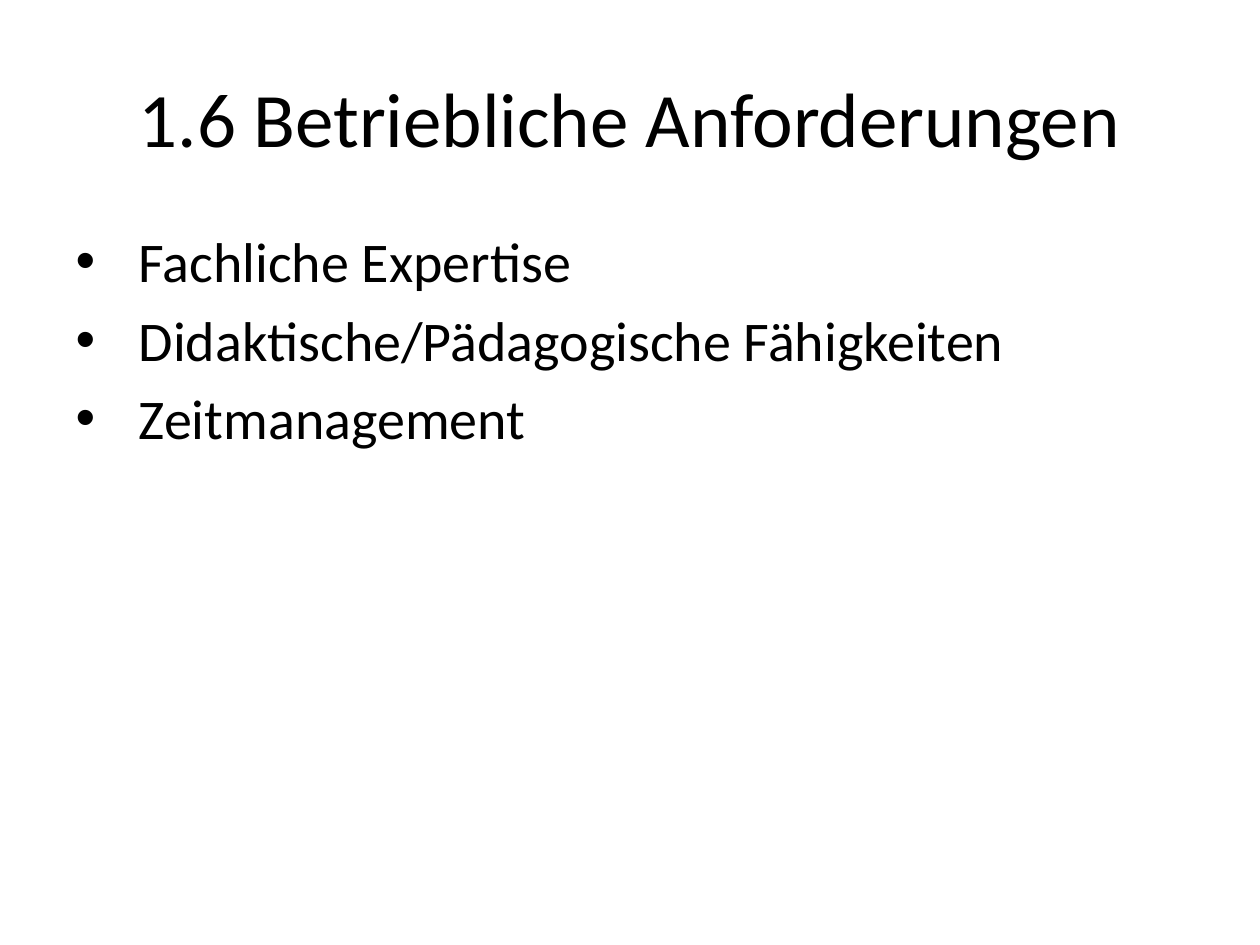
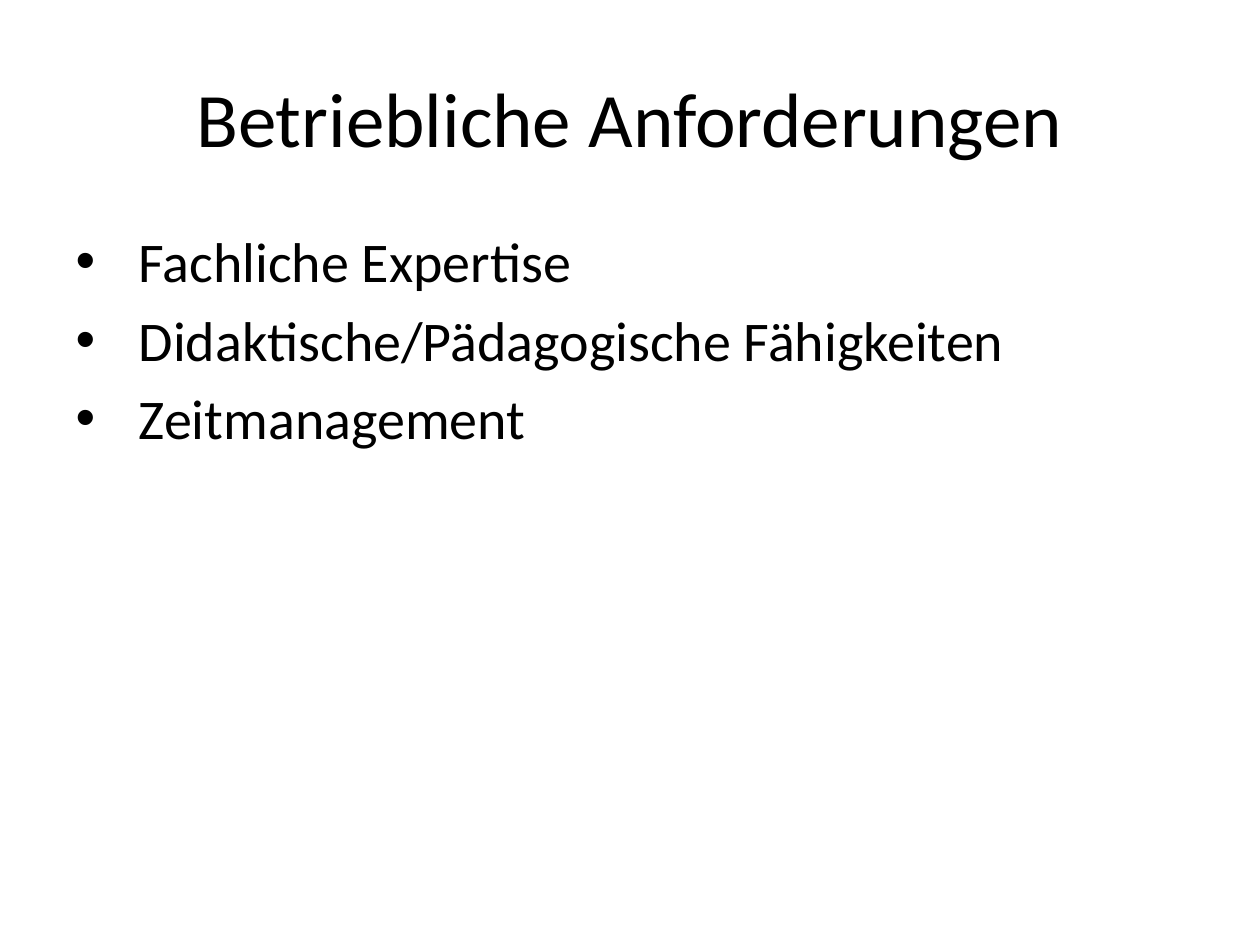
Before and after one commit to roman91DE/wipaed, a slide deck: slide 10 of praktikum/praesentation/praesentation.pptx. Drawn at 1260x945 pixels with LibreOffice and Linux fonts; fonts in the diff are those of the drawing. Boxes give left, top, right and bottom in pixels: in the first picture for what was removed or moved away, otherwise in the second. Text is boxed around its words. In the diff, an @@ line names an element or a change of style, - is before the commit and + after.

```diff
--- a/praktikum/praesentation/praesentation.pptx
+++ b/praktikum/praesentation/praesentation.pptx
@@ title at (196,93,1062,161): text changed @@
-1.6 Betriebliche Anforderungen
+Betriebliche Anforderungen
```
Also in this commit, not shown: 15 other slides changed, 2 slides added, 1 slide removed, 1 other file.
